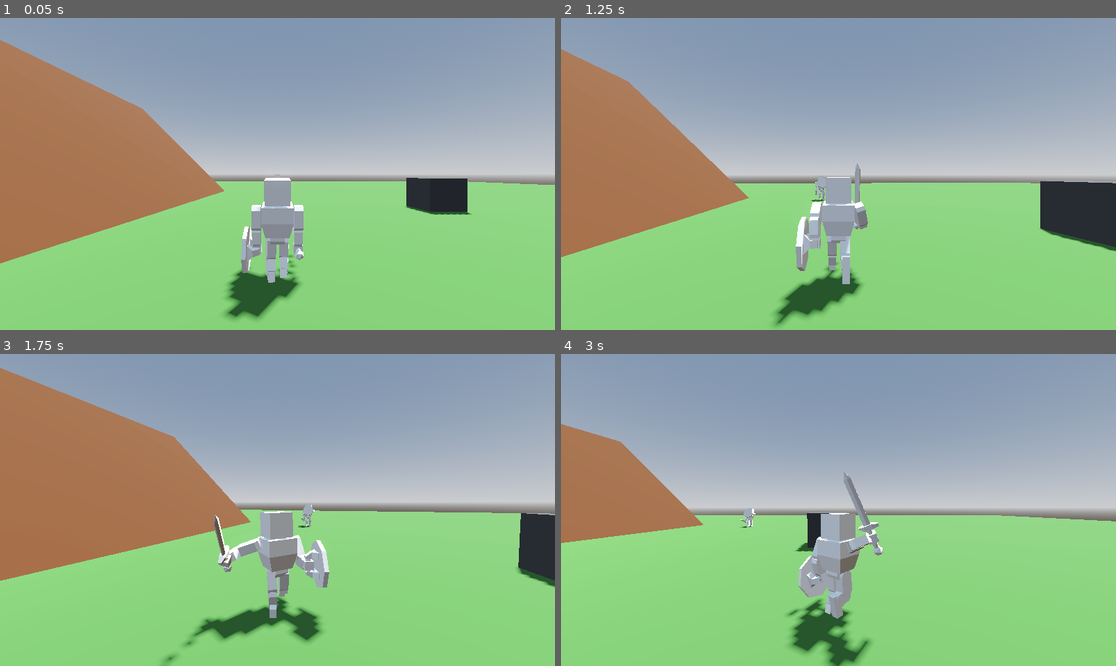
Above: before the commit, frames 1-4 (two rows, left to right).
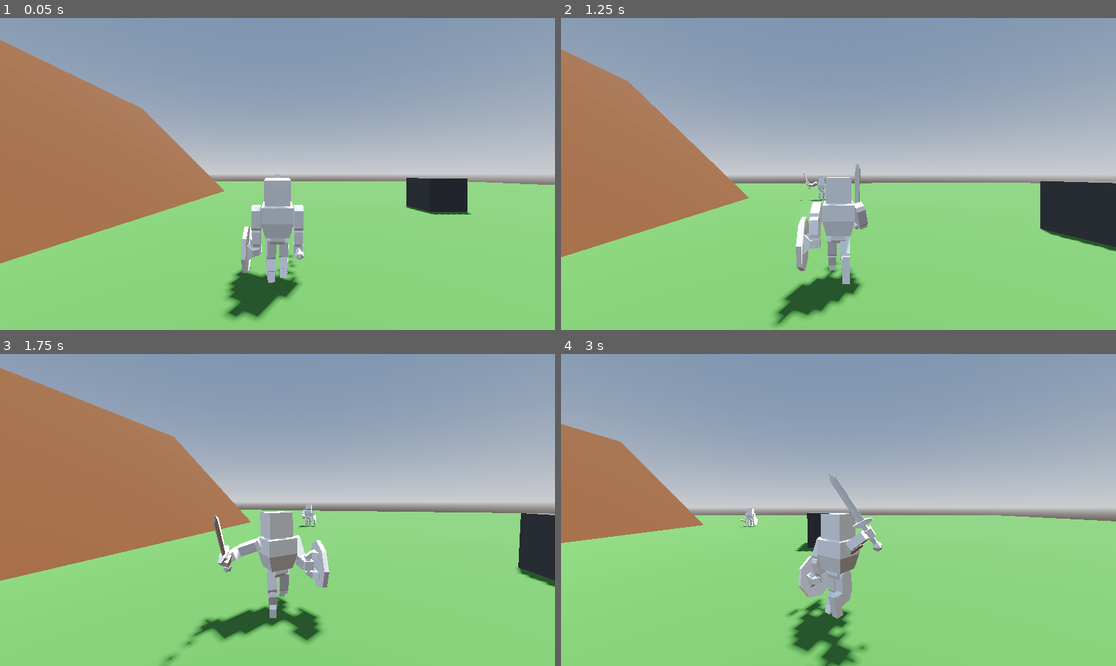
Above: after the commit, the same moments.

Repository: Lordaloa/rv-godot-project-005
Game: Godot game, scene res://Assets/Scenes/World/World.tscn
Two runs of this game, one before a commit and one after it. Both use one fixed random seed, a clock stepped at 60 frames per second and the inputs below.
Inputs (mouse positions are in pixels of both pictures, inside the frame that each line leads up to):
- Up to frame 1 (0.05 s): no input
- Up to frame 2 (1.25 s): move the mouse to (866, 174) at 0.52 s; hold W (forward) from 0.53 s (still down); hold Ctrl (control) from 0.53 s (still down); right-click (866, 174) at 0.8 s
- Up to frame 3 (1.75 s): move the mouse to (166, 525) at 1.27 s; release W (forward) at 1.28 s; release Ctrl (control) at 1.28 s; hold S (back) from 1.28 s (still down); right-click (166, 525) at 1.35 s; click (166, 525) at 1.55 s
- Up to frame 4 (3 s): move the mouse to (894, 441) at 2.02 s; release S (back) at 2.03 s; press the mouse at (894, 441) at 2.03 s; hold D (right) 2.03-2.78 s; tap Ctrl (control) at 2.3, 2.85 s; move the mouse to (832, 516) at 2.77 s; release the mouse at (832, 516) at 2.78 s; hold W (forward) from 2.78 s (still down)

Frame 1 is identical in both runs. In frame 2, less than 0.1% of the frame differs, in the area x 43-48%, y 49-60%; in frame 3, less than 0.1%; in frame 4, 1.0%, in the area x 32-59%, y 37-100%.

Commit message:
F-blocking-004: finished basic blocking and knockback

Diff:
--- a/Assets/Scripts/entity.gd
+++ b/Assets/Scripts/entity.gd
@@ -14,12 +14,11 @@
 @export_range(0.01, 1.0) var rotation_lerp = 0.15
 ## InputController based on the specific entity's class.
 @export var input_controller: InputControllerEntity
-## Node3D for running any direction based raycasts like is_blocking().
-@export var raycast_node: Node3D
-var height: float = 0.75
-var spine_upper_bone_id: int
+## Indicates height of a character for running any direction based raycasts like is_blocking().
+@export var height_to_body_center: float = 0.75
 var input_vector: Vector2 = Vector2.ZERO
 var input_looking: Vector2 = Vector2.ZERO
+var knockback: Vector3 = Vector3.ZERO
 @onready var entity: Node3D = $Skeleton
 @onready var armature: Skeleton3D = $Skeleton/Skeleton3D
 @onready var look_at_modifier: LookAtModifier3D = $Skeleton/Skeleton3D/LookAtModifier3D
@@ -33,8 +32,6 @@
 
 func _ready() -> void:
 	pass
-	# spine_upper_bone_id = armature.find_bone('Spine_Upper')
-	# look_at_modifier.connect('modification_processed',_on_look_at_modified)
 
 func _process(_delta: float) -> void:
 	capture_input()
@@ -46,16 +43,16 @@
 # Publics
 # -----------------------------------------------------------------------------
 
-func try_take_hit(impact_position: Vector3, damage: float) -> bool:
+func try_take_hit(impact_position: Vector3) -> bool:
 	if is_blocking(impact_position):
 		return false
-	apply_damage(damage)
 	return true
 
 func apply_damage(damage: float):
 	health -= damage
-	# if health <= 0.0:
-		# queue_free()
+
+func apply_knockback(knockback_direction: Vector3, knockback_amount: float):
+	knockback = knockback_direction * knockback_amount
 
 func apply_gravity(delta: float):
 	if not is_on_floor():
@@ -80,27 +77,29 @@
 	else:
 		velocity.x = lerp(velocity.x, 0.0, speed_lerp)
 		velocity.z = lerp(velocity.z, 0.0, speed_lerp)
+	if knockback != Vector3.ZERO:
+		velocity.x += knockback.x
+		velocity.z += knockback.z
+		knockback = Vector3.ZERO
 	move_and_slide()
 
 func get_current_health() -> float:
 	return health;
 
+func get_body_center_global_position() -> Vector3:
+	var body_center_global_position: Vector3 = entity.global_position
+	body_center_global_position.y += height_to_body_center
+	return body_center_global_position;
+
 func is_blocking(target_position: Vector3) -> bool:
-	# print(self.global_position)
-	# print(target_position)
-	var p1 = entity.global_position
-	p1.y += height
-	print("%s : %s" % [p1, target_position])
-	var query = PhysicsRayQueryParameters3D.create(p1, target_position)
+	var query = PhysicsRayQueryParameters3D.create(get_body_center_global_position(), target_position)
 	query.collide_with_areas = true
 	query.collide_with_bodies = false
 	var hit = get_world_3d().direct_space_state.intersect_ray(query)
-	print(hit)
+	if hit and hit.collider and hit.collider.monitorable and hit.collider.owner is WeaponShield and hit.collider.owner.entity_owner == self:
+		return true
 	return false
 
 # -----------------------------------------------------------------------------
 # Privates
 # -----------------------------------------------------------------------------
-
-# func _on_look_at_modified() -> void:
-# 	pass
--- a/Assets/Scripts/input_controllers/input_controller_entity_human_bot.gd
+++ b/Assets/Scripts/input_controllers/input_controller_entity_human_bot.gd
@@ -6,13 +6,13 @@
     return Vector2.ZERO
 
 func is_right_hand_action() -> bool:
-    return false
+    return true
 
 func is_right_hand_action_released() -> bool:
     return false
 
 func is_left_hand_action() -> bool:
-    return true
+    return false
 
 func is_left_hand_action_released() -> bool:
     return false
--- a/Assets/Scripts/weapon.gd
+++ b/Assets/Scripts/weapon.gd
@@ -7,9 +7,9 @@
 signal action_completed
 ## The entity who owns this weapon (prevents self and team-damage).
 @export var entity_owner: Entity
-@export var cooldown_time: float = 0.2;
+@export var cooldown_time: float = 0.4;
 @export var action_delay_time: float = 0.2
-@export var action_time: float = 0.6
+@export var action_time: float = 0.4
 var is_action_delayed: bool = false
 var is_action_completed: bool = false
 var is_cooling: bool = false
--- a/Assets/Scripts/weapon_melee.gd
+++ b/Assets/Scripts/weapon_melee.gd
@@ -63,25 +63,14 @@
 	if is_damage_area_enabled():
 		for entity in damage_area_3d.get_overlapping_bodies():
 			if entity != entity_owner and entity is Entity:
-				var target_position = entity_owner.global_position
-				target_position.y += entity_owner.height
-				if entity.try_take_hit(target_position, damage):
+				var entity_owner_global_position = entity_owner.get_body_center_global_position()
+				var entity_global_position = entity.get_body_center_global_position()
+				if entity.try_take_hit(entity_owner_global_position):
+					entity.apply_knockback(entity_owner_global_position.direction_to(entity_global_position), 10)
+					entity.apply_damage(damage)
 					print(entity.get_current_health())
 				else:
+					entity_owner.apply_knockback(entity_global_position.direction_to(entity_owner_global_position), 5)
+					entity.apply_knockback(entity_owner_global_position.direction_to(entity_global_position), 2.5)
 					print("BLOCKED")
 				disable_damage_area()
-		# var target_is_blocking = false
-		# var target = false
-		# for area in damage_area_3d.get_overlapping_areas():
-		# 	if area.get_parent() is Weapon:
-		# 		target_is_blocking = true
-		# for body in damage_area_3d.get_overlapping_bodies():
-		# 	if body != entity_owner and body is Entity:
-		# 		target = body
-		# if target:
-		# 	disable_damage_area()
-		# 	if !target_is_blocking and target is Entity:
-		# 		target.apply_damage(damage)
-		# 		print(target.get_current_health())
-		# 	elif target_is_blocking and target is Entity:
-		# 		print("BLOCKED")
